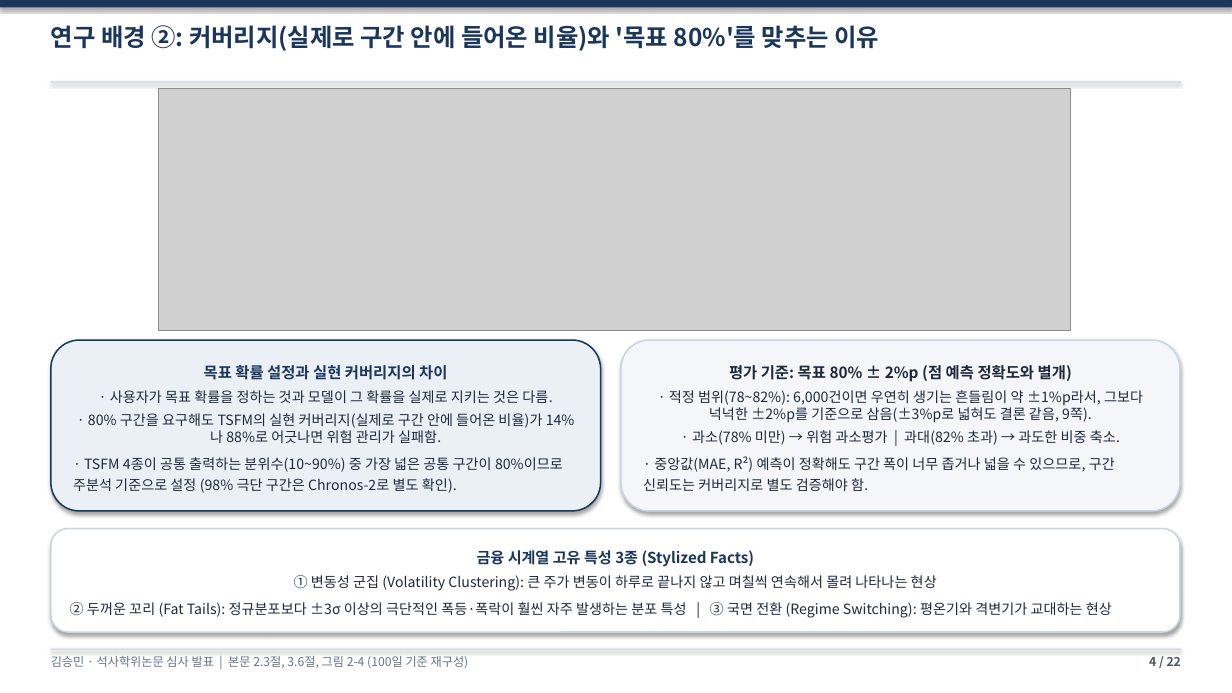
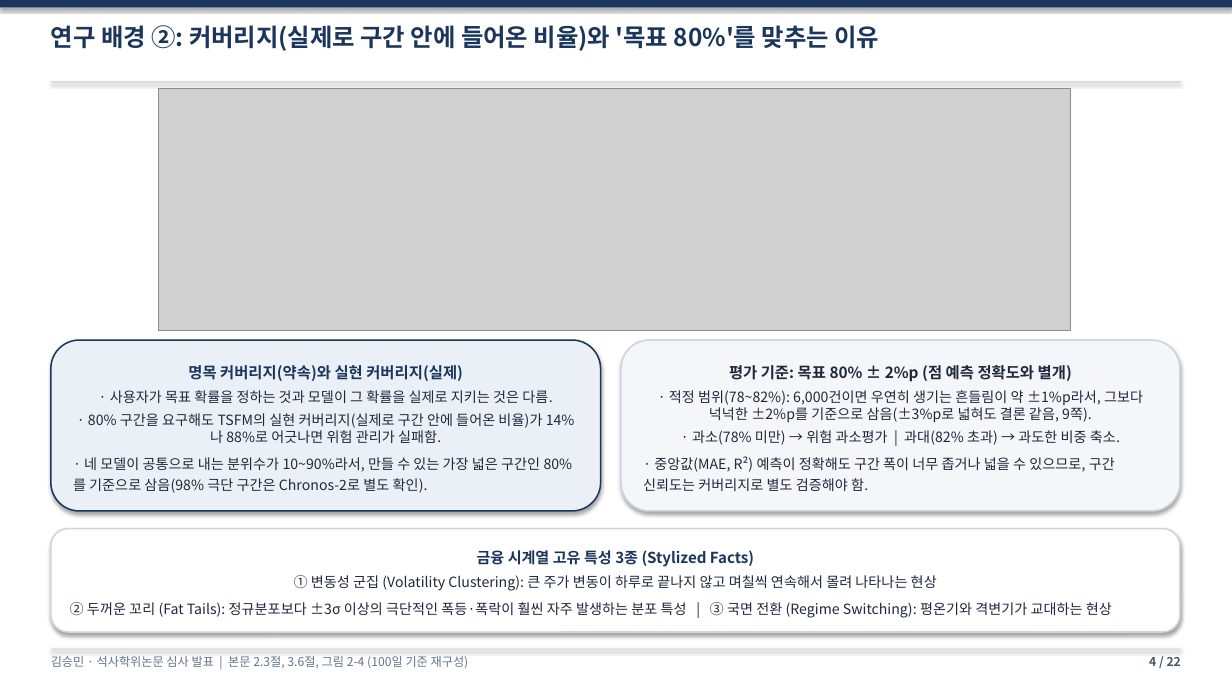
Before and after one commit to sapzzil/Master-thesis, a slide deck: slide 4 of 05_논문작성/석사학위논문_심사발표_v10.pptx. Drawn at 1232x693 pixels with LibreOffice and Linux fonts; fonts in the diff are those of the drawing; grey boxes stand for pictures. Boxes give left, top, right and bottom in pixels: in the first picture for what was removed or moved away, otherwise in the second. Text is boxed around its words. In the diff, an @@ line names an element or a change of style, - is before the commit and + after.

```diff
--- a/05_논문작성/석사학위논문_심사발표_v10.pptx
+++ b/05_논문작성/석사학위논문_심사발표_v10.pptx
@@ text in rounded rectangle at [73, 365, 575, 493]: text changed @@
-목표 확률 설정과 실현 커버리지의 차이
-· 사용자가 목표 확률을 정하는 것과 모델이 그 확률을 실제로 지키는 것은 다름.
-· 80% 구간을 요구해도 TSFM의 실현 커버리지(실제로 구간 안에 들어온 비율)가 14%나 88%로 어긋나면 위험 관리가 실패함.
-· TSFM 4종이 공통 출력하는 분위수(10~90%) 중 가장 넓은 공통 구간이 80%이므로 주분석 기준으로 설정 (98% 극단 구간은 Chronos-2로 별도 확인).
+명목 커버리지(약속)와 실현 커버리지(실제)
+· 사용자가 목표 확률을 정하는 것과 모델이 그 확률을 실제로 지키는 것은 다름.
+· 80% 구간을 요구해도 TSFM의 실현 커버리지(실제로 구간 안에 들어온 비율)가 14%나 88%로 어긋나면 위험 관리가 실패함.
+· 네 모델이 공통으로 내는 분위수가 10~90%라서, 만들 수 있는 가장 넓은 구간인 80%를 기준으로 삼음(98% 극단 구간은 Chronos-2로 별도 확인).
```
Also in this commit, not shown: 9 other slides changed, 3 other files.
